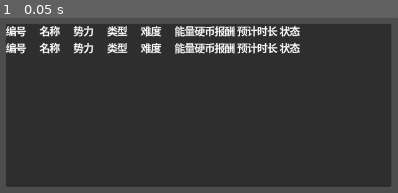
Above: before the commit, frame 1.
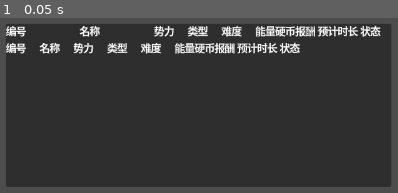
Above: after the commit, the same moment.

Repository: unjerry/GGJ2026
Game: Godot game, scene res://ControlTest/testt.tscn
Same seed, same stepped clock (60 frames per second), same inputs: the game is played once before the commit and once after it. This scene is started directly instead of the project's main scene.
Inputs:
- Up to frame 1 (0.05 s): no input

The runs differ from the first frame. In frame 1, 3.5% of the frame differs, in the area x 9-96%, y 4-11%.

Commit message:
ALL * -m claude json IO

Diff:
--- a/svs-4-5-1/ControlTest/testt.tscn
+++ b/svs-4-5-1/ControlTest/testt.tscn
@@ -2,6 +2,7 @@
 
 [node name="Control" type="Control"]
 layout_mode = 3
+anchors_preset = 15
 anchor_right = 1.0
 anchor_bottom = 1.0
 offset_left = 100.0
@@ -47,12 +48,14 @@
 [node name="Label2" type="Label" parent="Control/Panel/VBoxContainer/HBoxContainer"]
 custom_minimum_size = Vector2(50, 0)
 layout_mode = 2
+size_flags_horizontal = 3
 size_flags_vertical = 1
 text = "编号"
 
 [node name="Label3" type="Label" parent="Control/Panel/VBoxContainer/HBoxContainer"]
 custom_minimum_size = Vector2(50, 0)
 layout_mode = 2
+size_flags_horizontal = 3
 size_flags_vertical = 1
 text = "名称"
 
--- /dev/null
+++ b/svs-4-5-1/data/tasks.json
@@ -0,0 +1,56 @@
+{
+  "version": "1.0",
+  "last_updated": "2026-01-30",
+  "tasks": [
+    {
+      "id": "001",
+      "name": "巡逻边境",
+      "faction": "帝国",
+      "type": "护送",
+      "difficulty": "简单",
+      "reward": "100",
+      "duration": "15分钟",
+      "status": "可接取"
+    },
+    {
+      "id": "002",
+      "name": "矿物采集",
+      "faction": "联邦",
+      "type": "收集",
+      "difficulty": "中等",
+      "reward": "250",
+      "duration": "30分钟",
+      "status": "进行中"
+    },
+    {
+      "id": "003",
+      "name": "剿灭海盗",
+      "faction": "独立",
+      "type": "战斗",
+      "difficulty": "困难",
+      "reward": "500",
+      "duration": "45分钟",
+      "status": "已完成"
+    },
+    {
+      "id": "004",
+      "name": "外交任务",
+      "faction": "中立",
+      "type": "谈判",
+      "difficulty": "中等",
+      "reward": "300",
+      "duration": "20分钟",
+      "status": "可接取"
+    },
+    {
+      "id": "005",
+      "name": "紧急救援",
+      "faction": "帝国",
+      "type": "救援",
+      "difficulty": "困难",
+      "reward": "600",
+      "duration": "60分钟",
+      "status": "锁定"
+    }
+  ]
+}
--- a/svs-4-5-1/system/tess/row/row.gd
+++ b/svs-4-5-1/system/tess/row/row.gd
@@ -1,11 +1,51 @@
 extends HBoxContainer
+class_name TaskRow
 
+## 任务行UI组件，用于显示单条任务数据
+## 从父容器接收数据字典并更新所有Label
 
-# Called when the node enters the scene tree for the first time.
+# 缓存所有Label节点引用
+@onready var label_id: Label = $Label2
+@onready var label_name: Label = $Label3
+@onready var label_faction: Label = $Label
+@onready var label_type: Label = $Label4
+@onready var label_difficulty: Label = $Label5
+@onready var label_reward: Label = $Label6
+@onready var label_duration: Label = $Label7
+@onready var label_status: Label = $Label8
+
+# 存储当前任务数据
+var task_data: Dictionary = {}
+
 func _ready() -> void:
-	pass # Replace with function body.
+	# 如果有初始数据，则显示
+	if not task_data.is_empty():
+		_update_labels()
 
+## 设置任务数据并更新UI
+## @param data: 包含任务信息的字典
+func set_task_data(data: Dictionary) -> void:
+	task_data = data
+	if is_node_ready():
+		_update_labels()
 
-# Called every frame. 'delta' is the elapsed time since the previous frame.
-func _process(delta: float) -> void:
-	pass
+## 内部方法：更新所有Label文本
+func _update_labels() -> void:
+	label_id.text = task_data.get("id", "")
+	label_name.text = task_data.get("name", "")
+	label_faction.text = task_data.get("faction", "")
+	label_type.text = task_data.get("type", "")
+	label_difficulty.text = task_data.get("difficulty", "")
+	label_reward.text = task_data.get("reward", "")
+	label_duration.text = task_data.get("duration", "")
+	label_status.text = task_data.get("status", "")
+
+## 获取当前任务ID（便于外部引用）
+func get_task_id() -> String:
+	return task_data.get("id", "")
+
+## 更新单个字段（用于动态更新状态等）
+func update_field(field_name: String, value: String) -> void:
+	if task_data.has(field_name):
+		task_data[field_name] = value
+		_update_labels()
--- /dev/null
+++ b/svs-4-5-1/system/tess/tess_manager.gd
@@ -0,0 +1,122 @@
+extends Control
+class_name TessManager
+
+## 任务列表管理器
+## 负责加载JSON数据并动态创建TaskRow实例
+
+@export_file("*.json") var tasks_json_path: String = "res://data/tasks.json"
+@export var row_scene: PackedScene  ## 在编辑器中关联row.tscn
+
+# 存储任务行容器的引用（需要在场景中添加VBoxContainer）
+@onready var rows_container: VBoxContainer = $ScrollContainer/VBoxContainer
+
+# 存储已创建的行实例
+var task_rows: Array[TaskRow] = []
+
+func _ready() -> void:
+	load_and_display_tasks()
+
+## 加载JSON文件并创建任务行
+func load_and_display_tasks() -> void:
+	var tasks_data = load_tasks_from_json()
+	if tasks_data.is_empty():
+		print("没有任务数据可显示")
+		return
+
+	create_task_rows(tasks_data)
+
+## 从JSON文件加载任务数据
+## @return: 任务数据数组
+func load_tasks_from_json() -> Array:
+	# 检查文件是否存在
+	if not FileAccess.file_exists(tasks_json_path):
+		push_error("JSON文件不存在: " + tasks_json_path)
+		return []
+
+	# 打开并读取文件
+	var file = FileAccess.open(tasks_json_path, FileAccess.READ)
+	if file == null:
+		push_error("无法打开文件: " + tasks_json_path + " 错误码: " + str(FileAccess.get_open_error()))
+		return []
+
+	var json_string = file.get_as_text()
+	file.close()
+
+	# 解析JSON
+	var json = JSON.new()
+	var parse_result = json.parse(json_string)
+
+	if parse_result != OK:
+		push_error("JSON解析失败: " + json.get_error_message() + " 在行 " + str(json.get_error_line()))
+		return []
+
+	var data = json.get_data()
+
+	# 验证数据结构
+	if typeof(data) != TYPE_DICTIONARY:
+		push_error("JSON根节点必须是字典")
+		return []
+
+	if not data.has("tasks"):
+		push_error("JSON中缺少'tasks'字段")
+		return []
+
+	if typeof(data["tasks"]) != TYPE_ARRAY:
+		push_error("'tasks'字段必须是数组")
+		return []
+
+	print("成功加载 ", data["tasks"].size(), " 条任务数据")
+	return data["tasks"]
+
+## 创建任务行实例
+## @param tasks_data: 任务数据数组
+func create_task_rows(tasks_data: Array) -> void:
+	# 清除现有行
+	clear_task_rows()
+
+	# 检查row_scene是否已设置
+	if row_scene == null:
+		push_error("row_scene未设置，请在编辑器中关联row.tscn")
+		return
+
+	# 为每个任务创建一行
+	for task_data in tasks_data:
+		if typeof(task_data) != TYPE_DICTIONARY:
+			push_warning("跳过非字典类型的任务数据")
+			continue
+
+		# 实例化row场景
+		var row_instance: TaskRow = row_scene.instantiate()
+
+		# 设置数据
+		row_instance.set_task_data(task_data)
+
+		# 添加到容器
+		rows_container.add_child(row_instance)
+
+		# 保存引用
+		task_rows.append(row_instance)
+
+	print("创建了 ", task_rows.size(), " 个任务行")
+
+## 清除所有任务行
+func clear_task_rows() -> void:
+	for row in task_rows:
+		if is_instance_valid(row):
+			row.queue_free()
+	task_rows.clear()
+
+## 重新加载任务数据（用于刷新）
+func reload_tasks() -> void:
+	load_and_display_tasks()
+
+## 根据ID更新特定任务的状态
+## @param task_id: 任务ID
+## @param new_status: 新状态
+func update_task_status(task_id: String, new_status: String) -> void:
+	for row in task_rows:
+		if row.get_task_id() == task_id:
+			row.update_field("status", new_status)
+			print("更新任务 ", task_id, " 状态为: ", new_status)
+			return
+	push_warning("未找到ID为 " + task_id + " 的任务")
Not shown, added: svs-4-5-1/system/tess/tess_manager.gd.uid
